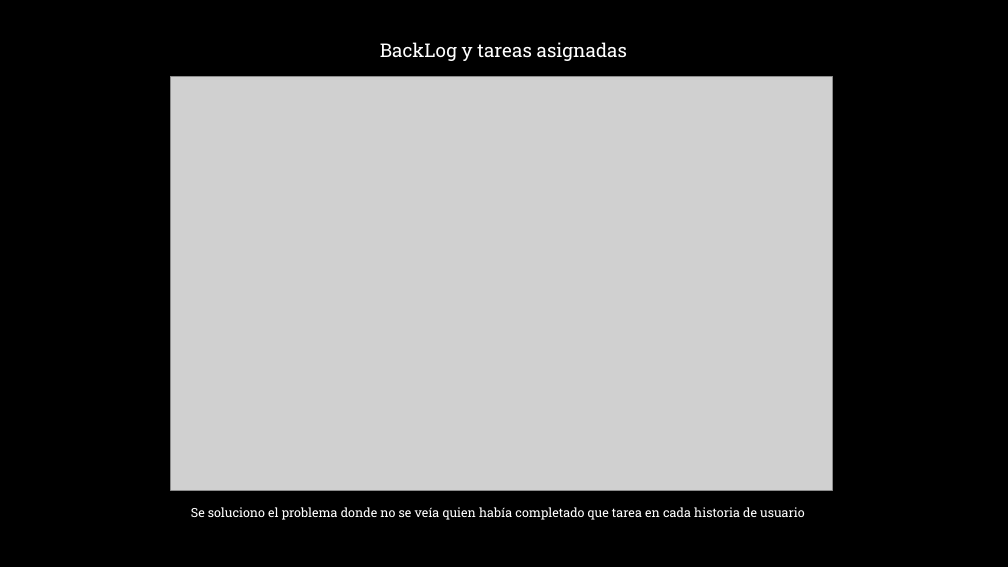
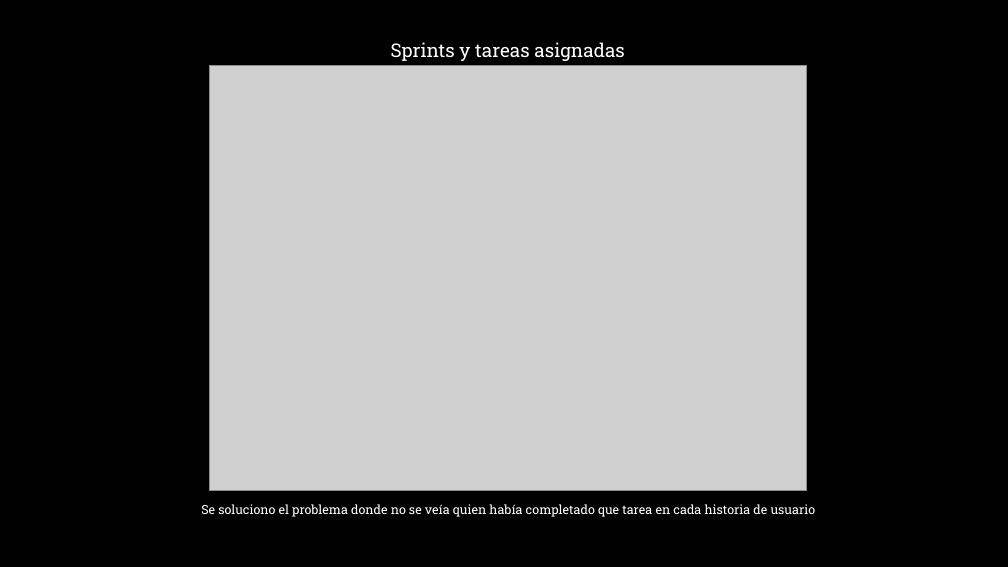
Before and after one commit to Quantum-Crow/Integrador-404, a slide deck: slide 2 of Grupo 404 – Not found.pptx. Drawn at 1008x567 pixels with LibreOffice and Linux fonts; fonts in the diff are those of the drawing; grey boxes stand for pictures; background and template pictures are left out. Boxes give left, top, right and bottom in pixels: in the first picture for what was removed or moved away, otherwise in the second. Text is boxed around its words. In the diff, an @@ line names an element or a change of style, - is before the commit and + after.

Commit message:
Sprint 3

```diff
--- a/Grupo 404 – Not found.pptx
+++ b/Grupo 404 – Not found.pptx
@@ text at bbox=[391, 42, 624, 61]: text changed @@
-BackLog y tareas asignadas
+Sprints y tareas asignadas
@@ picture: place and size @@
-picture at bbox=[171, 76, 833, 490]
+picture at bbox=[209, 65, 806, 491]
@@ text "Se soluciono el problema donde ...": place and size @@
-text "Se soluciono el problema donde ..." at bbox=[191, 507, 805, 520]
+text "Se soluciono el problema donde ..." at bbox=[201, 504, 816, 517]
```
Also in this commit, not shown: 1 other slide changed, 3 slides added, 1 slide removed, 4 other files.
